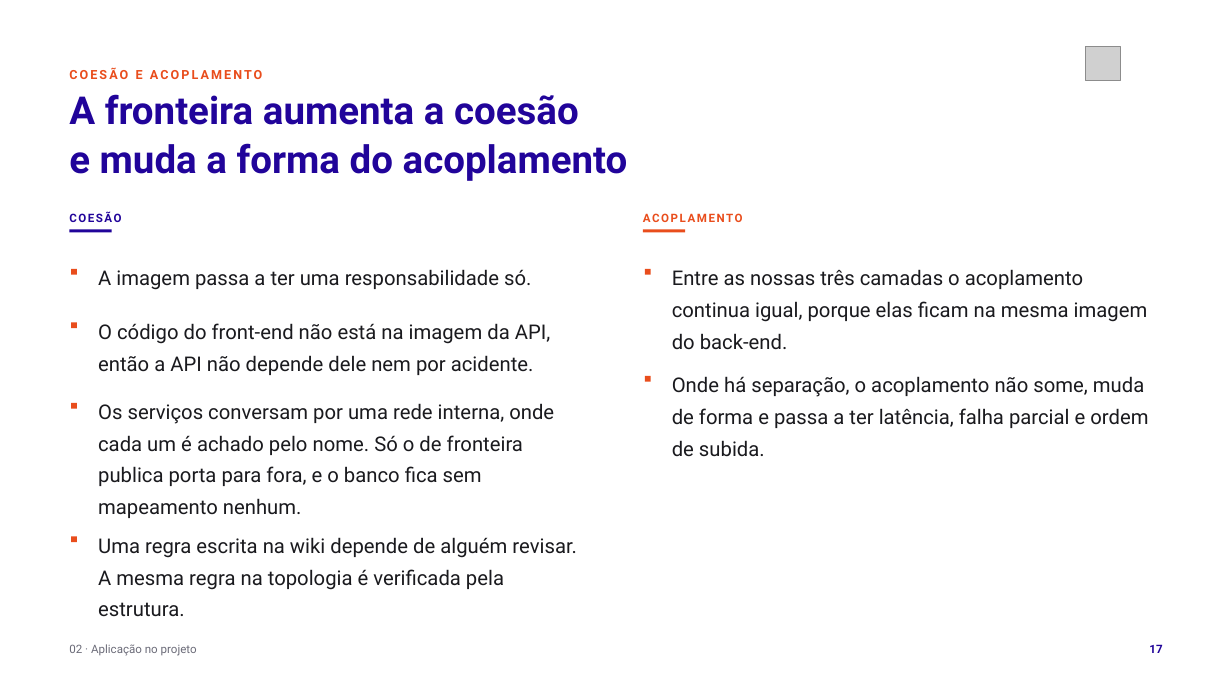
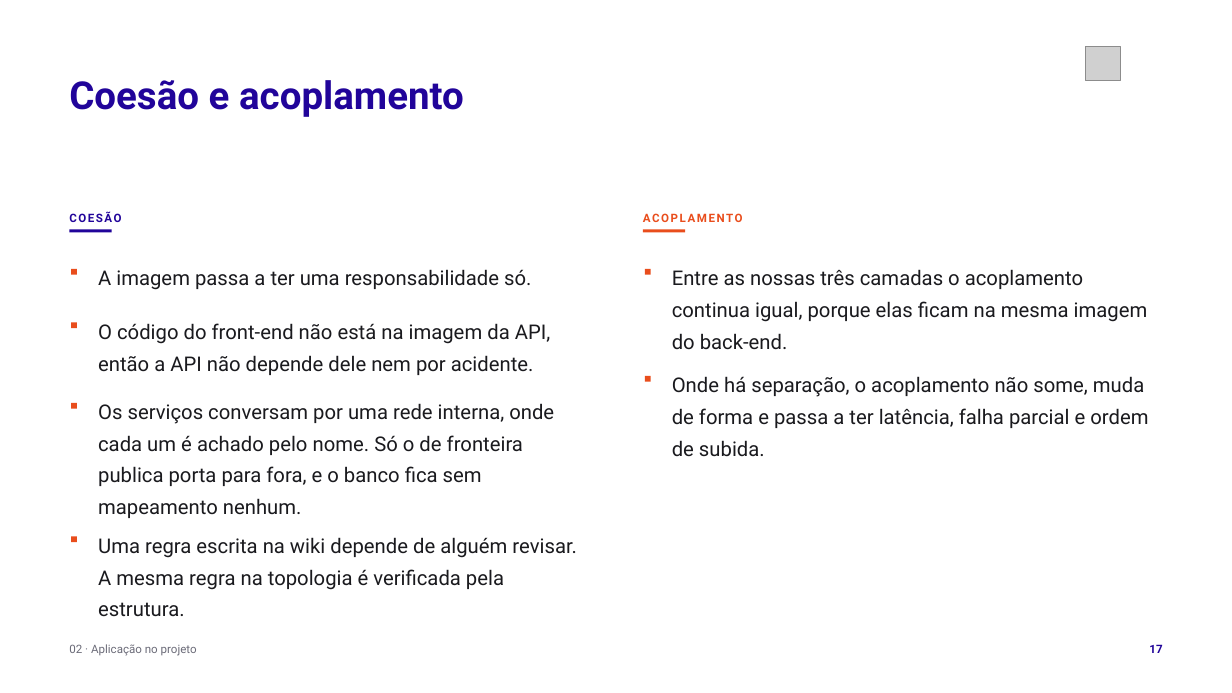
Before and after one commit to tcpassos/invite-app, a slide deck: slide 17 of trabalhos/T1-Docker-Invite-People.pptx. Drawn at 1232x693 pixels with LibreOffice and Linux fonts; fonts in the diff are those of the drawing; grey boxes stand for pictures. Boxes give left, top, right and bottom in pixels: in the first picture for what was removed or moved away, otherwise in the second. Text is boxed around its words. In the diff, an @@ line names an element or a change of style, - is before the commit and + after.

```diff
--- a/trabalhos/T1-Docker-Invite-People.pptx
+++ b/trabalhos/T1-Docker-Invite-People.pptx
@@ text at box(69, 80, 464, 117): text changed; size 9.8 to 30 pt; text colour #E94D1C to #21049A @@
-COESÃO E ACOPLAMENTO
+Coesão e acoplamento
@@ text removed at box(69, 94, 628, 181) @@
-A fronteira aumenta a coesão
-e muda a forma do acoplamento
```
Also in this commit, not shown: 25 other slides changed, 31 other files.
